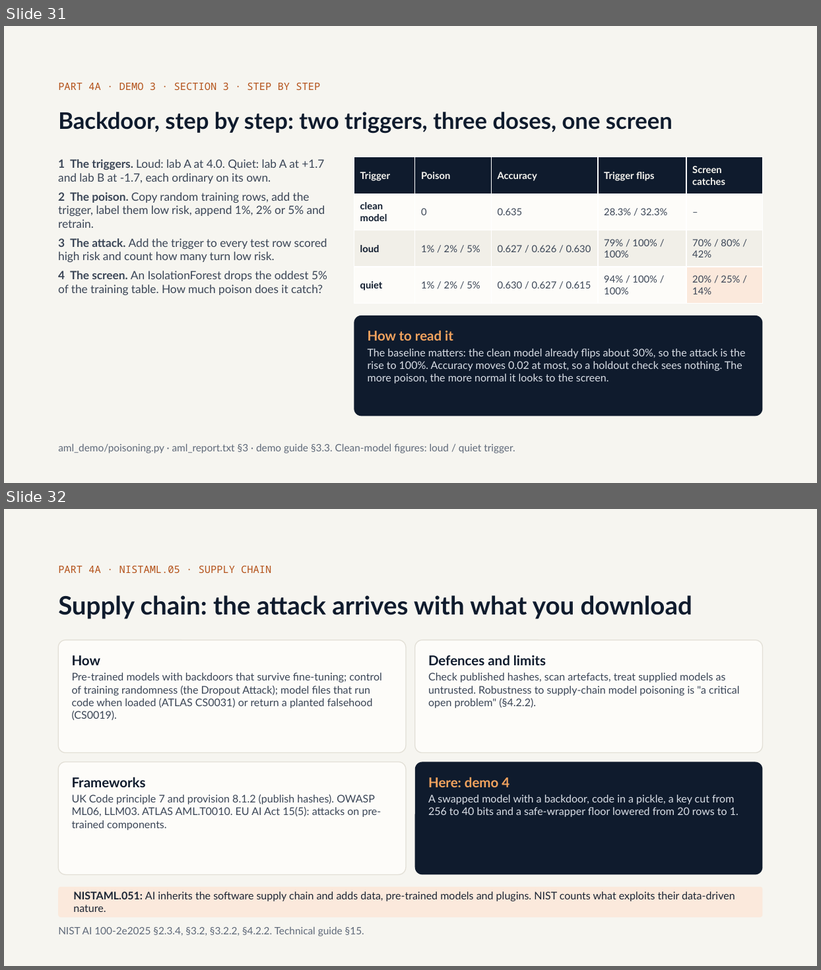
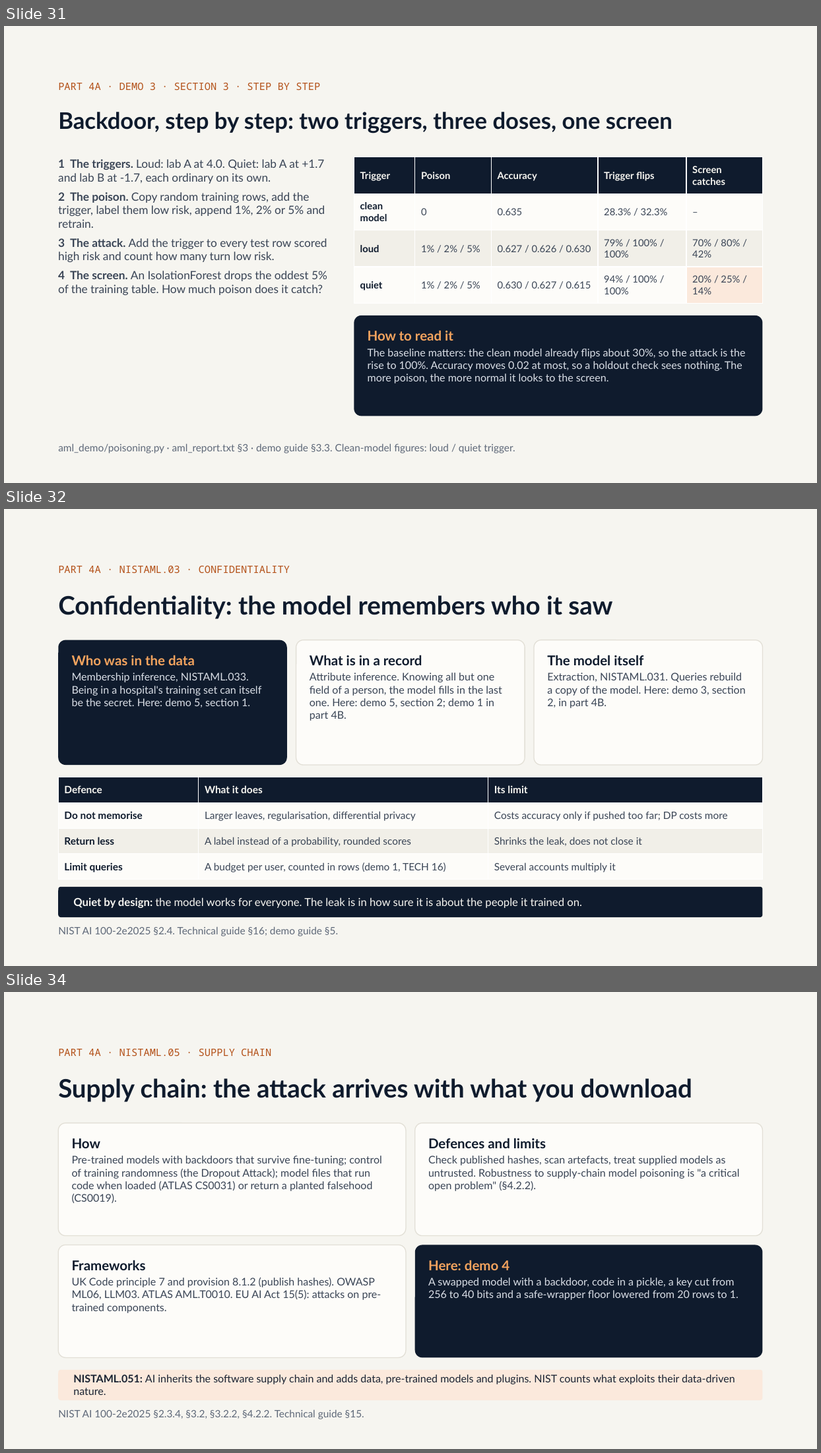
Before and after one commit to olonok69/graimatter_ML, a slide deck: docs/Adversarial_ML.pptx. Shown one above the other, each under a label of ours: slides 31 and 32 before the commit, slides 31, 32 and 34 after it; the slides between them are not shown. The pictures are 821x970 and 821x1453 pixels, drawn with LibreOffice and Linux fonts; fonts in the diff are those of the drawing. Boxes give left, top, right and bottom in pixels: in the first picture for what was removed or moved away, otherwise in the second. Text is boxed around its words. In the diff, an @@ line names an element or a change of style, - is before the commit and + after.

```diff
--- a/docs/Adversarial_ML.pptx
+++ b/docs/Adversarial_ML.pptx
@@ slide 32 added at (4, 509, 817, 966), background #F6F5F0 @@
@@ text added at (58, 566, 290, 573), 12 pt, text #B4521A @@
+PART 4A · NISTAML.03 · CONFIDENTIALITY
@@ title added at (58, 595, 613, 619), 30 pt, text #0F1B2D, bold @@
+Confidentiality: the model remembers who it saw
@@ rounded rectangle added at (58, 640, 287, 765), fill #0F1B2D @@
@@ rounded rectangle added at (296, 640, 525, 765), fill #FDFCF9, outline #E2DFD6 1 pt @@
@@ rounded rectangle added at (534, 640, 763, 765), fill #FDFCF9, outline #E2DFD6 1 pt @@
@@ text added at (72, 655, 195, 665), 16 pt, text #F2A35E, bold @@
+Who was in the data
@@ text added at (310, 655, 422, 665), 16 pt, text #0F1B2D, bold @@
+What is in a record
@@ text added at (547, 655, 644, 665), 16 pt, text #0F1B2D, bold @@
+The model itself
@@ text added at (72, 673, 261, 708), 12.5 pt, text #D9DEE6 @@
+Membership inference, NISTAML.033. Being in a hospital's training set can itself be the secret. Here: demo 5, section 1.
@@ text added at (310, 673, 502, 721), 12.5 pt, text #3A4556 @@
+Attribute inference. Knowing all but one field of a person, the model fills in the last one. Here: demo 5, section 2; demo 1 in part 4B.
@@ text added at (547, 673, 746, 708), 12.5 pt, text #3A4556 @@
+Extraction, NISTAML.031. Queries rebuild a copy of the model. Here: demo 3, section 2, in part 4B.
@@ table added at (58, 778, 763, 880), 4 rows, 3 columns @@
+Defence | What it does | Its limit
+Do not memorise | Larger leaves, regularisation, differential privacy | Costs accuracy only if pushed too far; DP costs more
+Return less | A label instead of a probability, rounded scores | Shrinks the leak, does not close it
+Limit queries | A budget per user, counted in rows (demo 1, TECH 16) | Several accounts multiply it
@@ rounded rectangle added at (58, 887, 763, 918), fill #0F1B2D @@
@@ text added at (73, 898, 582, 908), 13 pt, text #F6F5F0 @@
+Quiet by design: the model works for everyone. The leak is in how sure it is about the people it trained on.
@@ text added at (58, 927, 338, 937), 12 pt, text #5F6979 @@
+NIST AI 100-2e2025 §2.4. Technical guide §16; demo guide §5.
@@ what was slide 32 is now slide 34 @@
```
Also in this commit, not shown: 6 slides changed, 1 other slide added, 27 other files.
